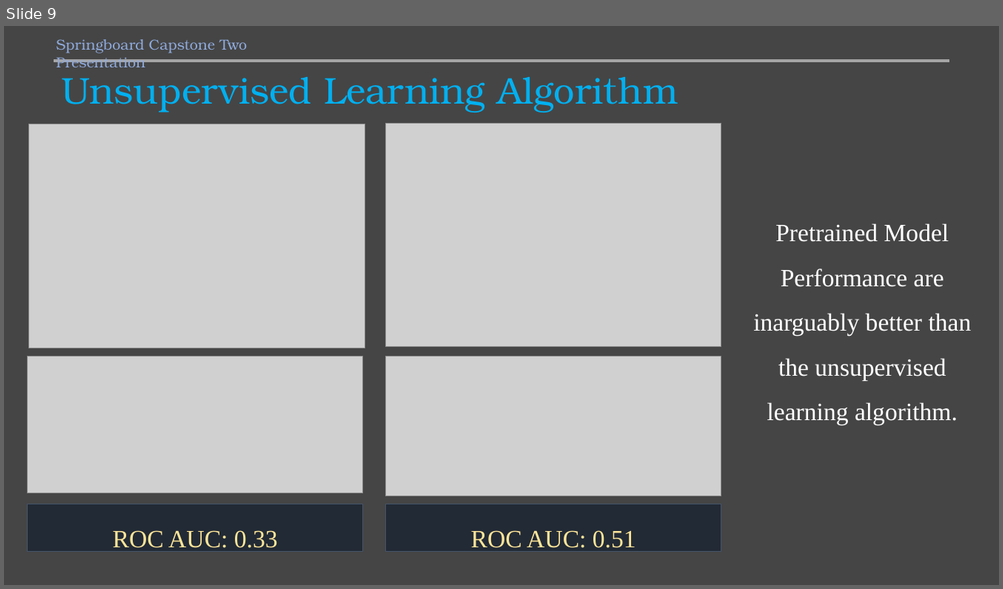
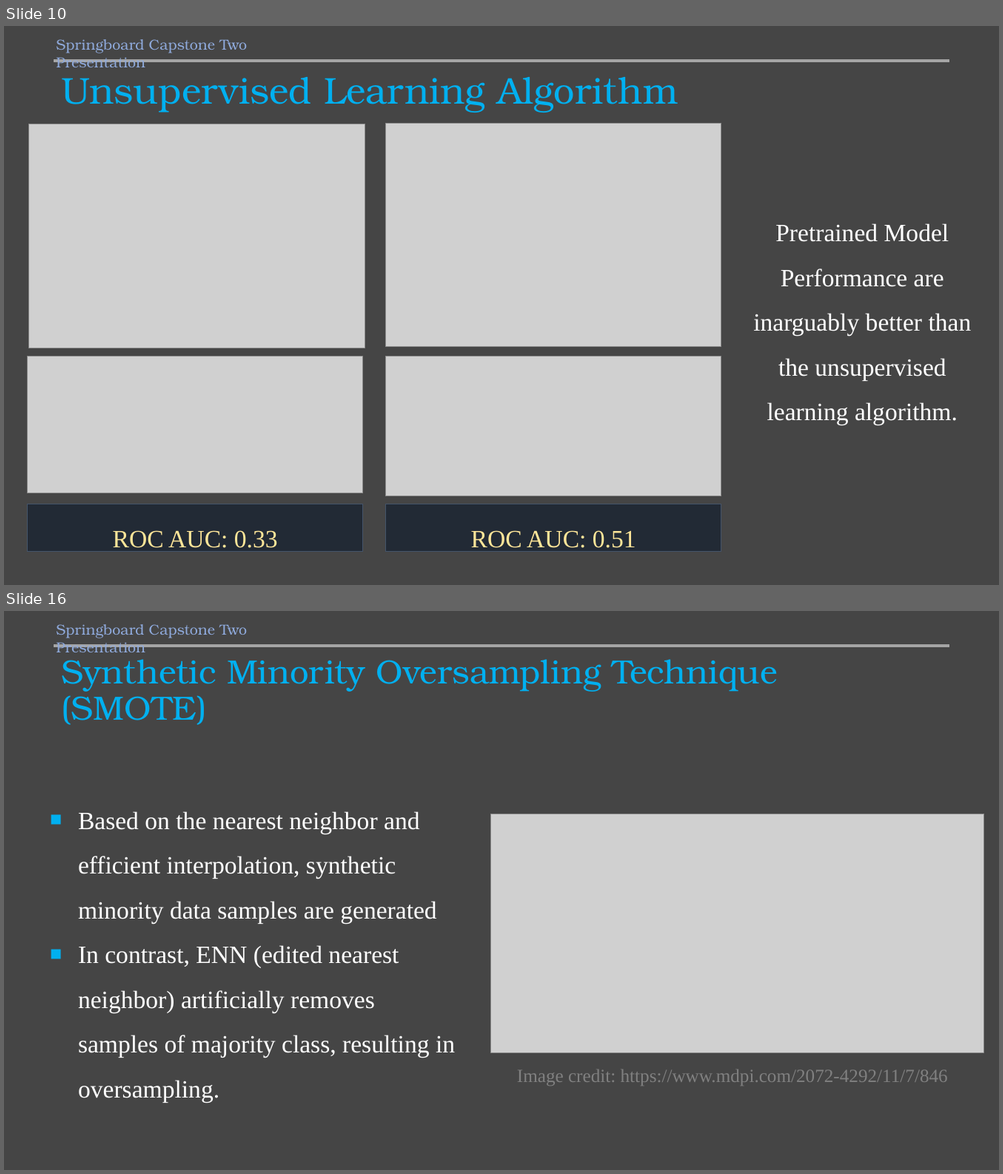
Before and after one commit to mamunm/sentiment_analysis, a slide deck: reports/sentiment_analysis.pptx. Shown one above the other, each under a label of ours: slide 9 before the commit, slides 10 and 16 after it; the slides between them are not shown. The pictures are 1003x589 and 1003x1174 pixels, drawn with LibreOffice and Linux fonts; fonts in the diff are those of the drawing; grey boxes stand for pictures. Boxes give left, top, right and bottom in pixels: in the first picture for what was removed or moved away, otherwise in the second. Text is boxed around its words. In the diff, an @@ line names an element or a change of style, - is before the commit and + after.

```diff
--- a/reports/sentiment_analysis.pptx
+++ b/reports/sentiment_analysis.pptx
@@ slide 16 added at (4, 611, 999, 1170), background #454545 @@
@@ text added at (56, 624, 247, 652), 14 pt, text #8FAADC @@
+Springboard Capstone Two Presentation
@@ line added from (54, 646) to (949, 646), #A5A5A5 3 pt @@
@@ title added at (61, 659, 777, 725), 32.4 pt, text #00B0F0 @@
+Synthetic Minority Oversampling Technique (SMOTE)
@@ text added at (78, 812, 455, 1102), 24 pt, text #FFFFFF @@
+■ Based on the nearest neighbor and efficient interpolation, synthetic minority data samples are generated
+■ In contrast, ENN (edited nearest neighbor) artificially removes samples of majority class, resulting in oversampling.
@@ picture added at (491, 814, 984, 1053) @@
@@ text added at (517, 1070, 948, 1086), 18 pt, text #808080 @@
+Image credit: https://www.mdpi.com/2072-4292/11/7/846
@@ what was slide 9 is now slide 10 @@
```
Also in this commit, not shown: 1 slide changed, 9 other slides added, 3 slides removed, 16 other files.
